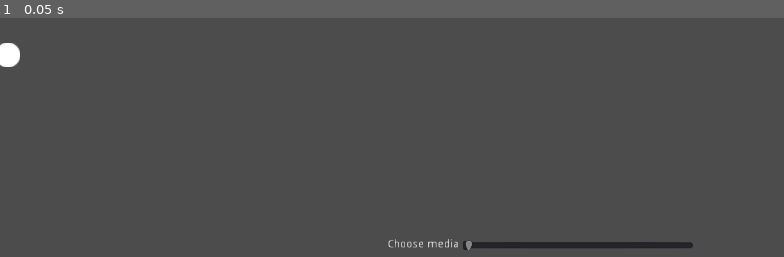
Above: before the commit, frame 1.
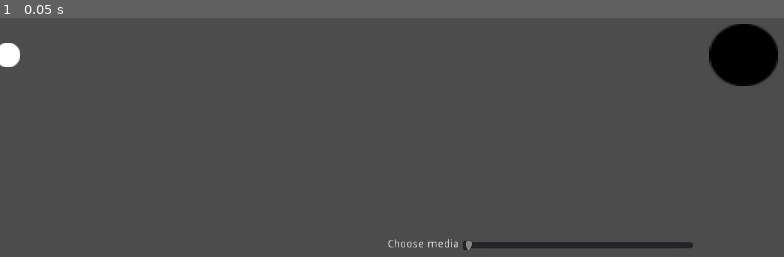
Above: after the commit, the same moment.

Repository: ToniJakovcevic10/LaserGame
Game: Godot game, scene res://World.tscn
Two runs of this game, one before a commit and one after it. Both use one fixed random seed, a clock stepped at 60 frames per second and the inputs below.
Inputs:
- Up to frame 1 (0.05 s): no input

The runs differ from the first frame. In frame 1, 1.8% of the frame differs, in the area x 90-100%, y 2-29%.

Commit message:
corrected bugs with diferent layers collisions

Diff:
--- a/Laser_Beam/LaserBeam.gd
+++ b/Laser_Beam/LaserBeam.gd
@@ -2,7 +2,7 @@
 
 var MAX_BOUNCES = 5
 const MAX_LENGTH=2000
-
+var LEVEL = 0
 
 
 
@@ -43,28 +43,7 @@
 			line.add_point(line.to_local(pt))
 
 
-			if not coll.is_in_group("Mirrors"): #if it didnt hit mirror check for prism
-				if not coll.is_in_group("Prism"): #if it didnt hit prism break
-					break
-#				var normal = line_ray.get_collision_normal() #if it did hit prism make refraction
-#				if normal == Vector2.ZERO:
-#					break
-#				#update collisions
-#				if previous !=null:
-#					previous.collision_mask = 6
-#					previous.collision_layer = 6
-#				previous = coll
-#				#update raycast
-#				line_ray.global_position = pt
-#				line_ray.rotation += Vector2(1,4).angle() #have to change refraction angle with another func
-#				line_ray.cast_to = line_ray.cast_to.bounce(normal)
-#				line_ray.force_raycast_update()
-#				bounces += 1
-#				if bounces >= MAX_BOUNCES:
-#					break
-				check = false
-
-			if check ==true: #if it hit prism dont have to do all this again
+			if coll.is_in_group("Mirrors"): #if it didnt hit mirror check for prism
 				var normal = line_ray.get_collision_normal()  #to make sure on which angle we are colliding
 				if normal == Vector2.ZERO:
 					break                        #if collider starts out inside of hitbox or something similar
@@ -75,20 +54,52 @@
 				previous = coll
 				previous.collision_mask = 0
 				previous.collision_layer = 0
-				#update raycast
 				line_ray.global_position = pt
 				line_ray.cast_to = line_ray.cast_to.bounce(normal)
 				line_ray.force_raycast_update()
-				bounces += 1
-				if bounces >= MAX_BOUNCES:
-					break
+			elif coll.is_in_group("Prism"):
+				var normal = line_ray.get_collision_normal()  #to make sure on which angle we are colliding
+				if normal == Vector2.ZERO:
+					break                        #if collider starts out inside of hitbox or something similar
+				#update collisions
+				if previous !=null:
+					previous.collision_mask = 3
+					previous.collision_layer = 3
+				previous = coll
+				previous.collision_mask = 0
+				previous.collision_layer = 0
+				line_ray.global_position = pt
+				line_ray.cast_to = line_ray.cast_to.bounce(Vector2(1,5).normalized())
+				line_ray.force_raycast_update()
+			else:
+				break
+			bounces += 1
+			if bounces >= MAX_BOUNCES:
+				break
 
 		if previous !=null:
 			previous.collision_mask = 3
 			previous.collision_layer = 3
 		line_ray.rotation = 0
 
-
+#func prism_checker():
+#	#if not coll.is_in_group("Prism"): #if it didnt hit prism break
+#	var normal = line_ray.get_collision_normal() #if it did hit prism make refraction
+##	if normal == Vector2.ZERO:
+##		break
+#	#update collisions
+#	if previous !=null:
+#		previous.collision_mask = 6
+#		previous.collision_layer = 6
+#	previous = coll
+#	#update raycast
+#	line_ray.global_position = pt
+#	line_ray.rotation += Vector2(1,4).angle() #have to change refraction angle with another func
+#	line_ray.cast_to = line_ray.cast_to.bounce(normal)
+#	line_ray.force_raycast_update()
+#	bounces += 1
+##	if bounces >= MAX_BOUNCES:
+##		break
 
 
 #func _physics_process(_delta):
@@ -111,12 +122,20 @@
 	var fy = size * sin(angle)
 
 
+func _physics_process(_delta):
+	if line_ray.is_colliding():
+		var coll = line_ray.get_collider()
+		var pt = line_ray.get_collision_point()
+		if coll.is_in_group("Target"):
+			LEVEL += 1
+			print("congrats, you passed the level")
 
-func _on_prism_body_entered(body):
-	if body.name == "line_ray":
-		var pt = line_ray.get_collision_point()
-		line.add_point(line.to_local(pt))
-		line_ray.global_position = pt
-		line_ray.cast_to = (get_global_mouse_position() - line.global_position).normalized()*2000
-		line_ray.rotation_degrees(20)
-		line_ray.force_raycast_update()
+#func _on_prism_body_entered(body):
+#	if body.name == "line_ray":
+#		var pt = line_ray.get_collision_point()
+#		line.add_point(line.to_local(pt))
+#		line_ray.global_position = pt
+#		line_ray.cast_to = (get_global_mouse_position() - line.global_position).normalized()*2000
+#		line_ray.rotation_degrees(20)
+#		line_ray.force_raycast_update()
+#
--- a/Laser_Beam/LaserBeam.tscn
+++ b/Laser_Beam/LaserBeam.tscn
@@ -54,7 +54,7 @@
 visible = false
 enabled = true
 cast_to = Vector2( 100, 0 )
-collision_mask = 997
+collision_mask = 1005
 collide_with_areas = true
 
 [node name="Line2D" type="Line2D" parent="."]
@@ -72,7 +72,8 @@
 [node name="Line_Ray" type="RayCast2D" parent="."]
 visible = false
 cast_to = Vector2( 0, 0 )
-collision_mask = 37
+collision_mask = 45
+collide_with_areas = true
 
 [node name="End2" type="Position2D" parent="Line_Ray"]
 visible = false
--- a/Optical_Media/prism.tscn
+++ b/Optical_Media/prism.tscn
@@ -5,12 +5,16 @@
 [sub_resource type="RectangleShape2D" id=1]
 extents = Vector2( 16, 288 )
 
-[node name="prism" type="Area2D"]
-collision_layer = 34
-collision_mask = 34
+[node name="prism" type="Area2D" groups=[
+"Prism",
+]]
+collision_layer = 32
+collision_mask = 2
 script = ExtResource( 1 )
 
-[node name="prism_coll_left" type="CollisionShape2D" parent="."]
+[node name="prism_coll_left" type="CollisionShape2D" parent="." groups=[
+"Prism",
+]]
 modulate = Color( 0.301961, 0.917647, 0.0509804, 1 )
 self_modulate = Color( 0.992188, 0.992188, 0.992188, 1 )
 shape = SubResource( 1 )
--- /dev/null
+++ b/Target/NodeTarget.tscn
@@ -0,0 +1,46 @@
+[gd_scene load_steps=5 format=2]
+
+[ext_resource path="res://Laser_Beam/Begin.png" type="Texture" id=1]
+
+[sub_resource type="CanvasItemMaterial" id=1]
+
+[sub_resource type="CircleShape2D" id=2]
+radius = 40.0
+
+[sub_resource type="ParticlesMaterial" id=3]
+flag_disable_z = true
+spread = 180.0
+gravity = Vector3( 0, 0, 0 )
+initial_velocity = 30.0
+orbit_velocity = 0.0
+orbit_velocity_random = 0.0
+
+[node name="NodeTarget" type="Node2D" groups=[
+"Target",
+]]
+
+[node name="StaticBody2D" type="StaticBody2D" parent="." groups=[
+"Target",
+]]
+collision_layer = 8
+collision_mask = 2
+
+[node name="Sprite" type="Sprite" parent="StaticBody2D" groups=[
+"Target",
+]]
+modulate = Color( 0.00392157, 0, 0, 1 )
+self_modulate = Color( 0, 0, 0, 1 )
+material = SubResource( 1 )
+position = Vector2( 3.8147e-06, 1.90735e-06 )
+scale = Vector2( 2.75, 2.5 )
+texture = ExtResource( 1 )
+
+[node name="CollisionShape2D" type="CollisionShape2D" parent="StaticBody2D" groups=[
+"Target",
+]]
+shape = SubResource( 2 )
+
+[node name="Particles2D" type="Particles2D" parent="StaticBody2D" groups=[
+"Target",
+]]
+process_material = SubResource( 3 )
--- a/World.tscn
+++ b/World.tscn
@@ -1,9 +1,10 @@
-[gd_scene load_steps=5 format=2]
+[gd_scene load_steps=6 format=2]
 
 [ext_resource path="res://Laser_Beam/LaserBeam.tscn" type="PackedScene" id=1]
 [ext_resource path="res://Mirror/Mirror.tscn" type="PackedScene" id=2]
 [ext_resource path="res://Singleton_script.gd" type="Script" id=3]
 [ext_resource path="res://Optical_Media/prism.tscn" type="PackedScene" id=4]
+[ext_resource path="res://Target/NodeTarget.tscn" type="PackedScene" id=5]
 
 [node name="World" type="Node2D"]
 script = ExtResource( 3 )
@@ -42,15 +43,15 @@
 [node name="Mirror3" parent="." groups=[
 "Mirrors",
 ] instance=ExtResource( 2 )]
-position = Vector2( 576, 256 )
+position = Vector2( 592, 152 )
 rotation = 0.523598
 scale = Vector2( 1, 1 )
 collision_layer = 6
 collision_mask = 6
 
-[node name="prism" parent="." groups=[
-"Prism",
-] instance=ExtResource( 4 )]
+[node name="prism" parent="." instance=ExtResource( 4 )]
 position = Vector2( 728, 296 )
 collision_mask = 994
-[connection signal="body_entered" from="prism" to="LaserBeam" method="_on_prism_body_entered"]
+
+[node name="NodeTarget" parent="." instance=ExtResource( 5 )]
+position = Vector2( 952, 300 )
--- a/project.godot
+++ b/project.godot
@@ -34,7 +34,10 @@
 2d_physics/layer_1="Wall"
 2d_render/layer_2="Laser"
 2d_physics/layer_2="Laser"
+2d_render/layer_3="Mirror"
 2d_physics/layer_3="Mirror"
+2d_render/layer_4="Target"
+2d_physics/layer_4="Target"
 2d_render/layer_6="Air"
 2d_physics/layer_6="Air"
 2d_render/layer_7="Glass"
@@ -45,7 +48,6 @@
 2d_physics/layer_9="Diamond"
 2d_render/layer_10="Germanium"
 2d_physics/layer_10="Germanium"
-2d_render/layer_16="Mirror"
 
 [rendering]
 
